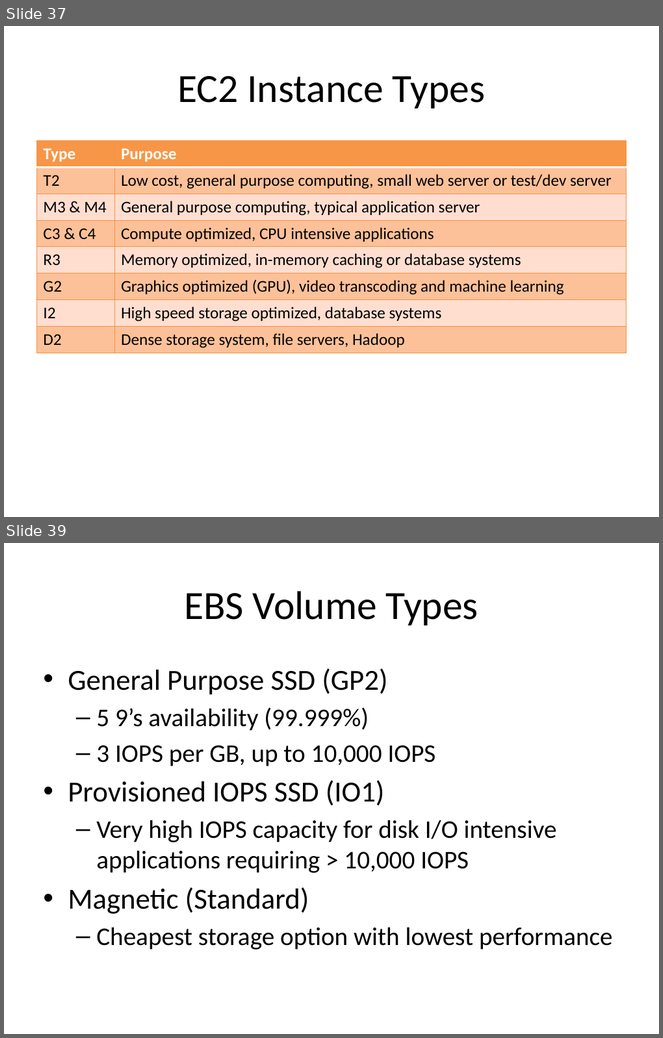
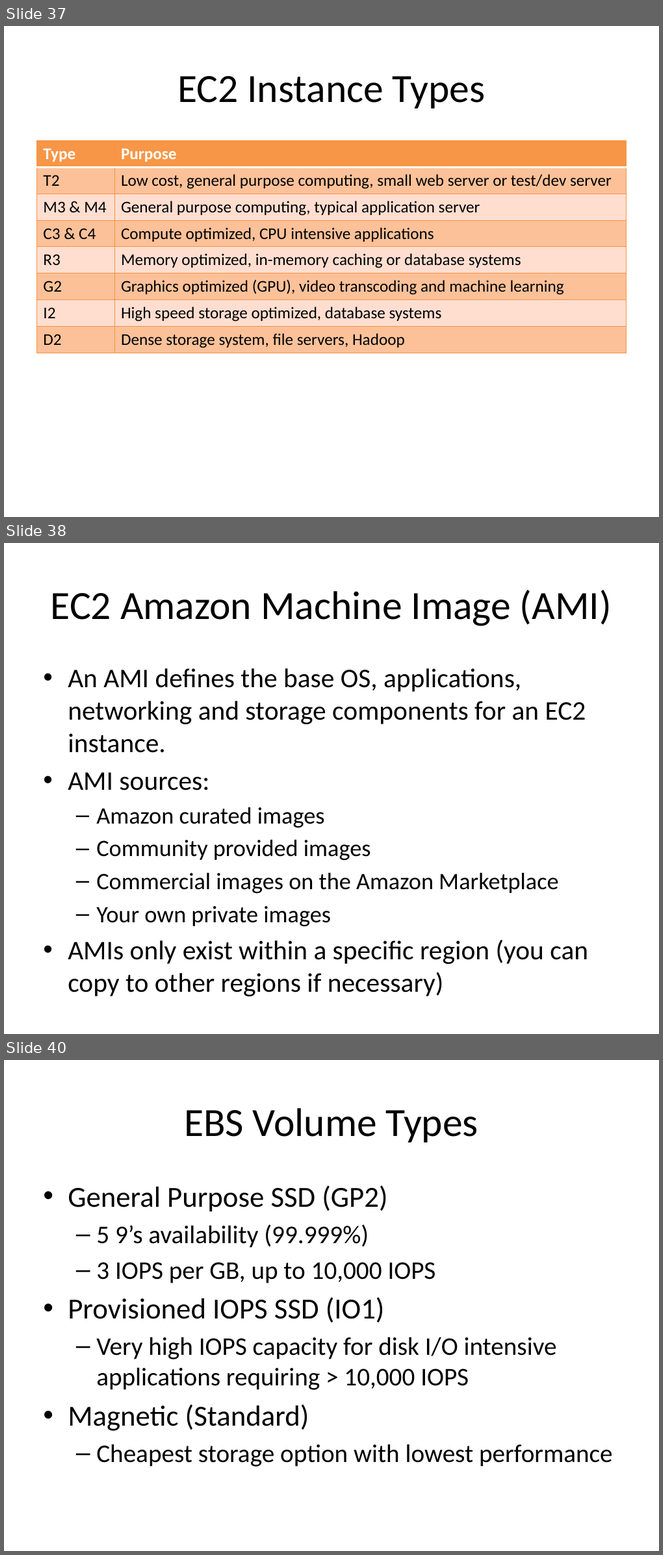
Before and after one commit to jasondbaker/infrastructure-class, a slide deck: infrastructure-week-4.pptx. Shown one above the other, each under a label of ours: slides 37 and 39 before the commit, slides 37, 38 and 40 after it; the slides between them are not shown. The pictures are 663x1038 and 663x1555 pixels, drawn with LibreOffice and Linux fonts; fonts in the diff are those of the drawing. Boxes give left, top, right and bottom in pixels: in the first picture for what was removed or moved away, otherwise in the second. Text is boxed around its words. In the diff, an @@ line names an element or a change of style, - is before the commit and + after.

```diff
--- a/infrastructure-week-4.pptx
+++ b/infrastructure-week-4.pptx
@@ slide 38 added at [4, 543, 659, 1034], background #FFFFFF @@
@@ title added at [51, 590, 612, 626], 44 pt, text #000000 @@
+EC2 Amazon Machine Image (AMI)
@@ text added at [68, 668, 588, 997], 29.6 pt, text #000000 @@
+• An AMI defines the base OS, applications, networking and storage components for an EC2 instance.
+• AMI sources:
+  – Amazon curated images
+  – Community provided images
+  – Commercial images on the Amazon Marketplace
+  – Your own private images
+• AMIs only exist within a specific region (you can copy to other regions if necessary)
@@ what was slide 39 is now slide 40 @@
```
Also in this commit, not shown: 2 slides changed, 3 other slides added, 1 other file.
